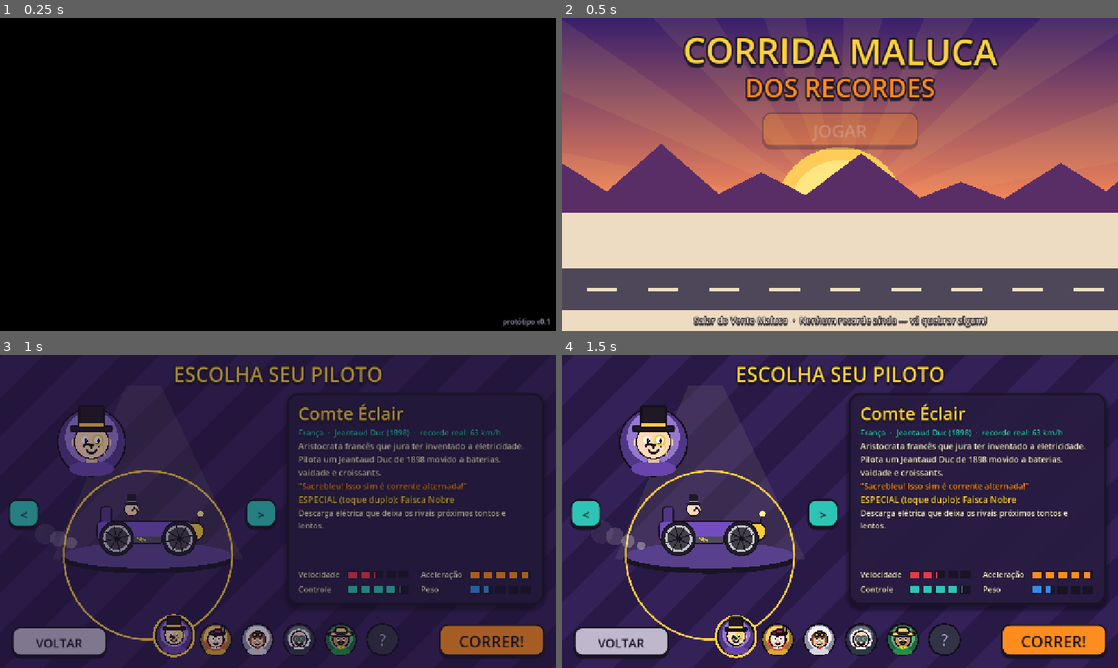
Above: before the commit, frames 1-4 (two rows, left to right).
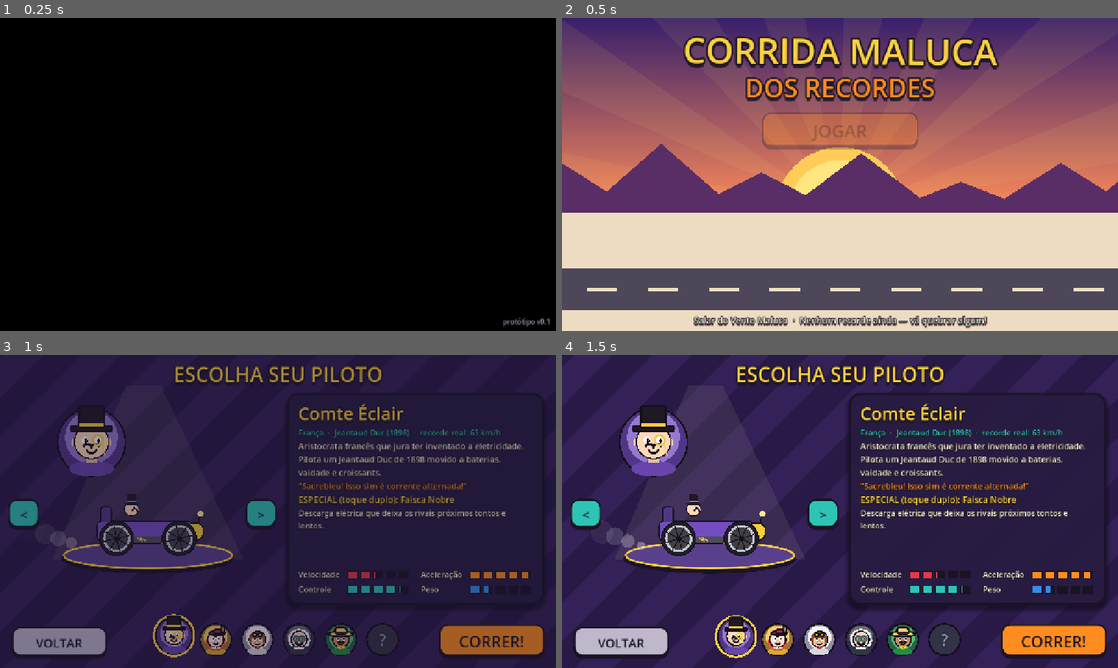
Above: after the commit, the same moments.

Repository: bda-dev/corridaMaluca
Game: Godot game, scene res://tests/SmokeTest.tscn
The game is run twice, just before and just after one commit, with the same random seed, the same clock (stepped at 60 frames per second) and the same inputs. This scene is started directly instead of the project's main scene.
Inputs (mouse positions are in pixels of both pictures, inside the frame that each line leads up to):
- Up to frame 1 (0.25 s): no input
- Up to frame 2 (0.5 s): no input
- Up to frame 3 (1 s): click "JOGAR" at 0.5 s
- Up to frame 4 (1.5 s): tap Enter at 1.25 s; drag from (840, 511) to (895, 442) at 1.27 s

Frame 1 is identical in both runs. In frame 2, 0.2% of the frame differs, in the area x 44-55%, y 34-40%; in frame 3, 0.9%; in frame 4, 0.9%, in the area x 11-42%, y 36-92%.
Error in both runs: Invalid access to property or key 'process_frame' on a base object of type 'null instance'. (res://tests/smoke_test.gd:29)

Commit message:
Correções encontradas rodando no Godot 4.4.1
- Tema: também mesclado no tema padrão (botões ficavam com o estilo default do Godot)
- set_anchors_and_offsets_preset: o painel de Opções encolhia no canto da tela
- Seleção: contorno do pedestal agora é elíptico (era um círculo gigante)
- HUD: dicas de controle abaixo do carro do jogador; ponteiro do velocímetro não cobre o texto
- Corrida: posições calculadas já no grid; teto absoluto de velocidade (1450 km/h)
- Chuva de peças: peças menores enquanto caem

Co-Authored-By: Claude Opus 5.5 <noreply@anthropic.com>
Claude-Session: https://claude.ai/code/session_01A2Tzte7HNmEjX4Ai3TB3X3

Diff:
--- a/scripts/autoload/GameManager.gd
+++ b/scripts/autoload/GameManager.gd
@@ -80,7 +80,10 @@
 	_register_input_actions()
 	load_game()
 	apply_settings()
-	get_tree().root.theme = UIStyle.build_theme()
+	var theme := UIStyle.build_theme()
+	get_tree().root.theme = theme
+	# mescla no tema padrão: vale também para cenas instanciadas sob nós que não são Control
+	ThemeDB.get_default_theme().merge_with(theme)
 	_build_fade_layer()
 
 
@@ -136,7 +139,7 @@
 	_fade_rect = ColorRect.new()
 	_fade_rect.color = Color(UIStyle.BG, 0.0)
 	_fade_rect.mouse_filter = Control.MOUSE_FILTER_IGNORE
-	_fade_rect.set_anchors_preset(Control.PRESET_FULL_RECT)
+	_fade_rect.set_anchors_and_offsets_preset(Control.PRESET_FULL_RECT)
 	layer.add_child(_fade_rect)
 
 
--- a/scripts/intro/Intro.gd
+++ b/scripts/intro/Intro.gd
@@ -57,13 +57,13 @@
 
 func _build_ui() -> void:
 	_type_label = UIStyle.make_label(INTRO_TEXT, 38, UIStyle.CREAM, 0)
-	_type_label.set_anchors_preset(Control.PRESET_FULL_RECT)
+	_type_label.set_anchors_and_offsets_preset(Control.PRESET_FULL_RECT)
 	_type_label.visible_characters = 0
 	_type_label.autowrap_mode = TextServer.AUTOWRAP_WORD_SMART
 	add_child(_type_label)
 
 	_title_center = CenterContainer.new()
-	_title_center.set_anchors_preset(Control.PRESET_FULL_RECT)
+	_title_center.set_anchors_and_offsets_preset(Control.PRESET_FULL_RECT)
 	_title_center.offset_bottom = -110
 	_title_center.mouse_filter = Control.MOUSE_FILTER_IGNORE
 	add_child(_title_center)
@@ -75,13 +75,13 @@
 	vb.add_child(_make_letter_row(TITLE_2, 70, UIStyle.ORANGE))
 
 	_slogan = UIStyle.make_label(SLOGAN, 36, UIStyle.CREAM, 10)
-	_slogan.set_anchors_preset(Control.PRESET_FULL_RECT)
+	_slogan.set_anchors_and_offsets_preset(Control.PRESET_FULL_RECT)
 	_slogan.offset_top = 250
 	_slogan.visible = false
 	add_child(_slogan)
 
 	_prompt = UIStyle.make_label("TOQUE PARA COMEÇAR", 30, UIStyle.YELLOW, 8)
-	_prompt.set_anchors_preset(Control.PRESET_FULL_RECT)
+	_prompt.set_anchors_and_offsets_preset(Control.PRESET_FULL_RECT)
 	_prompt.offset_top = 470
 	_prompt.visible = false
 	add_child(_prompt)
--- a/scripts/menu/CharacterSelect.gd
+++ b/scripts/menu/CharacterSelect.gd
@@ -67,7 +67,7 @@
 
 func _build_ui() -> void:
 	_title = UIStyle.make_label("ESCOLHA SEU PILOTO" if _is_play() else "PERSONAGENS", 46, UIStyle.YELLOW, 12, HORIZONTAL_ALIGNMENT_CENTER, true)
-	_title.set_anchors_preset(Control.PRESET_TOP_WIDE)
+	_title.set_anchors_and_offsets_preset(Control.PRESET_TOP_WIDE)
 	_title.offset_top = 10
 	_title.offset_bottom = 80
 	add_child(_title)
@@ -223,7 +223,9 @@
 	draw_colored_polygon(PackedVector2Array([Vector2(lc - 40, 70), Vector2(lc + 40, 70), Vector2(lc + 230, 470), Vector2(lc - 210, 470)]), Color(1, 0.95, 0.7, 0.08))
 	draw_colored_polygon(CarArt.ellipse(Vector2(lc + 10, 468), Vector2(200, 34), 32), UIStyle.INK)
 	draw_colored_polygon(CarArt.ellipse(Vector2(lc + 10, 460), Vector2(194, 30), 32), Color(0.35, 0.25, 0.55))
-	draw_arc(Vector2(lc + 10, 460), 194, 0, TAU, 40, UIStyle.YELLOW, 3.0, true)
+	var rim := CarArt.ellipse(Vector2(lc + 10, 460), Vector2(194, 30), 40)
+	rim.append(rim[0])
+	draw_polyline(rim, UIStyle.YELLOW, 3.0, true)
 	var e = _entries[_index]
 	var bounce := absf(sin(_t * 6.0)) * 3.0
 	if e is CharacterData:
--- a/scripts/menu/MainMenu.gd
+++ b/scripts/menu/MainMenu.gd
@@ -20,7 +20,7 @@
 
 func _build_ui() -> void:
 	var top := VBoxContainer.new()
-	top.set_anchors_preset(Control.PRESET_TOP_WIDE)
+	top.set_anchors_and_offsets_preset(Control.PRESET_TOP_WIDE)
 	top.offset_top = 18
 	top.offset_bottom = 200
 	top.add_theme_constant_override("separation", -10)
@@ -32,7 +32,7 @@
 	top.add_child(_logo_2)
 
 	var center := CenterContainer.new()
-	center.set_anchors_preset(Control.PRESET_FULL_RECT)
+	center.set_anchors_and_offsets_preset(Control.PRESET_FULL_RECT)
 	center.offset_top = 190
 	center.offset_bottom = -150
 	center.mouse_filter = Control.MOUSE_FILTER_IGNORE
@@ -58,7 +58,7 @@
 		_buttons.add_child(quit)
 
 	_records = UIStyle.make_label("", 20, UIStyle.CREAM, 6)
-	_records.set_anchors_preset(Control.PRESET_BOTTOM_WIDE)
+	_records.set_anchors_and_offsets_preset(Control.PRESET_BOTTOM_WIDE)
 	_records.offset_top = -40
 	_records.offset_bottom = -8
 	add_child(_records)
--- a/scripts/race/Car.gd
+++ b/scripts/race/Car.gd
@@ -21,6 +21,7 @@
 const WALL_CRASH_SPEED := 430.0
 const WALL_BOUNCE_SPEED := 140.0
 const CAR_CRASH_SPEED := 540.0
+const ABS_MAX_SPEED := 1450.0 # teto absoluto (turbos somados não passam disso)
 
 var data: CharacterData
 var race: RaceController
@@ -228,6 +229,7 @@
 	velocity = fwd * fspeed + side * lspeed
 	if magnet_timer > 0.0:
 		_apply_magnet(delta)
+	velocity = velocity.limit_length(ABS_MAX_SPEED)
 
 
 func _apply_magnet(delta: float) -> void:
--- a/scripts/race/FallingPart.gd
+++ b/scripts/race/FallingPart.gd
@@ -61,7 +61,7 @@
 
 
 func _draw() -> void:
-	var s := 1.0 + height / 350.0
+	var s := 1.0 + height / 600.0
 	var shadow_r := 22.0 * clampf(1.0 - height / 1200.0, 0.3, 1.0)
 	draw_colored_polygon(CarArt.ellipse(Vector2.ZERO, Vector2(shadow_r, shadow_r * 0.7), 14), Color(0, 0, 0, 0.3))
 	draw_set_transform(Vector2(0, -height * 0.15), _spin, Vector2(s, s))
--- a/scripts/race/Race.gd
+++ b/scripts/race/Race.gd
@@ -91,6 +91,7 @@
 		else:
 			car.controller = AIController.new(car, _rng.randf_range(0.9, 1.02))
 		cars.append(car)
+	_update_positions()
 
 
 func _physics_process(delta: float) -> void:
--- a/scripts/results/Results.gd
+++ b/scripts/results/Results.gd
@@ -32,12 +32,12 @@
 
 func _build_ui() -> void:
 	var title := UIStyle.make_label("VITÓRIA!" if _player_pos == 1 else "RESULTADO", 54, UIStyle.YELLOW, 12, HORIZONTAL_ALIGNMENT_CENTER, true)
-	title.set_anchors_preset(Control.PRESET_TOP_WIDE)
+	title.set_anchors_and_offsets_preset(Control.PRESET_TOP_WIDE)
 	title.offset_top = 6
 	title.offset_bottom = 70
 	add_child(title)
 	var sub := UIStyle.make_label("%s  ·  %d voltas" % [_results.get("track_name", ""), int(_results.get("laps", 3))], 20, UIStyle.CREAM, 5)
-	sub.set_anchors_preset(Control.PRESET_TOP_WIDE)
+	sub.set_anchors_and_offsets_preset(Control.PRESET_TOP_WIDE)
 	sub.offset_top = 64
 	sub.offset_bottom = 92
 	add_child(sub)
@@ -114,7 +114,7 @@
 
 	# --- botões
 	var buttons := HBoxContainer.new()
-	buttons.set_anchors_preset(Control.PRESET_BOTTOM_WIDE)
+	buttons.set_anchors_and_offsets_preset(Control.PRESET_BOTTOM_WIDE)
 	buttons.offset_top = -104
 	buttons.offset_bottom = -22
 	buttons.alignment = BoxContainer.ALIGNMENT_CENTER
--- a/scripts/ui/OptionsPanel.gd
+++ b/scripts/ui/OptionsPanel.gd
@@ -13,17 +13,17 @@
 
 
 func _ready() -> void:
-	set_anchors_preset(Control.PRESET_FULL_RECT)
+	set_anchors_and_offsets_preset(Control.PRESET_FULL_RECT)
 	mouse_filter = Control.MOUSE_FILTER_STOP
 	process_mode = Node.PROCESS_MODE_ALWAYS
 
 	var dim := ColorRect.new()
 	dim.color = Color(0, 0, 0, 0.6)
-	dim.set_anchors_preset(Control.PRESET_FULL_RECT)
+	dim.set_anchors_and_offsets_preset(Control.PRESET_FULL_RECT)
 	add_child(dim)
 
 	var center := CenterContainer.new()
-	center.set_anchors_preset(Control.PRESET_FULL_RECT)
+	center.set_anchors_and_offsets_preset(Control.PRESET_FULL_RECT)
 	add_child(center)
 	var panel := PanelContainer.new()
 	center.add_child(panel)
--- a/scripts/ui/PauseMenu.gd
+++ b/scripts/ui/PauseMenu.gd
@@ -12,14 +12,14 @@
 	process_mode = Node.PROCESS_MODE_ALWAYS
 	visible = false
 	_panel = Control.new()
-	_panel.set_anchors_preset(Control.PRESET_FULL_RECT)
+	_panel.set_anchors_and_offsets_preset(Control.PRESET_FULL_RECT)
 	add_child(_panel)
 	var dim := ColorRect.new()
 	dim.color = Color(0.05, 0.03, 0.1, 0.7)
-	dim.set_anchors_preset(Control.PRESET_FULL_RECT)
+	dim.set_anchors_and_offsets_preset(Control.PRESET_FULL_RECT)
 	_panel.add_child(dim)
 	var center := CenterContainer.new()
-	center.set_anchors_preset(Control.PRESET_FULL_RECT)
+	center.set_anchors_and_offsets_preset(Control.PRESET_FULL_RECT)
 	_panel.add_child(center)
 	var box := PanelContainer.new()
 	center.add_child(box)
--- a/scripts/ui/RaceHUD.gd
+++ b/scripts/ui/RaceHUD.gd
@@ -69,7 +69,7 @@
 		var ma := PI + PI * (GameManager.MACH_1_KMH / max_kmh)
 		draw_line(c + Vector2(cos(ma), sin(ma)) * (r - 16), c + Vector2(cos(ma), sin(ma)) * (r + 16), Color(0.6, 0.9, 1.0), 4.0)
 		var na := PI + PI * k
-		draw_line(c, c + Vector2(cos(na), sin(na)) * (r - 6), UIStyle.CREAM, 5.0, true)
+		draw_line(c + Vector2(cos(na), sin(na)) * 48.0, c + Vector2(cos(na), sin(na)) * (r - 6), UIStyle.CREAM, 5.0, true)
 		draw_circle(c, 9.0, UIStyle.INK)
 		UIStyle.draw_text(self, c + Vector2(0, -42), "%d" % int(kmh), 42, UIStyle.CREAM, 8, true)
 		UIStyle.draw_text(self, c + Vector2(0, -12), "km/h", 18, UIStyle.CREAM, 5)
@@ -227,13 +227,13 @@
 
 func _build() -> void:
 	_root = Control.new()
-	_root.set_anchors_preset(Control.PRESET_FULL_RECT)
+	_root.set_anchors_and_offsets_preset(Control.PRESET_FULL_RECT)
 	_root.mouse_filter = Control.MOUSE_FILTER_IGNORE
 	add_child(_root)
 
 	_overlay = Overlay.new()
 	_overlay.hud = self
-	_overlay.set_anchors_preset(Control.PRESET_FULL_RECT)
+	_overlay.set_anchors_and_offsets_preset(Control.PRESET_FULL_RECT)
 	_overlay.mouse_filter = Control.MOUSE_FILTER_IGNORE
 	_root.add_child(_overlay)
 
@@ -339,7 +339,7 @@
 	_msg.position = Vector2(0, vs.y * 0.22)
 	_msg.size = Vector2(vs.x, 160)
 	_msg.pivot_offset = _msg.size * 0.5
-	_tutorial.position = Vector2(0, vs.y * 0.52)
+	_tutorial.position = Vector2(0, vs.y - 300.0)
 	_tutorial.size = Vector2(vs.x, 140)
 
 
